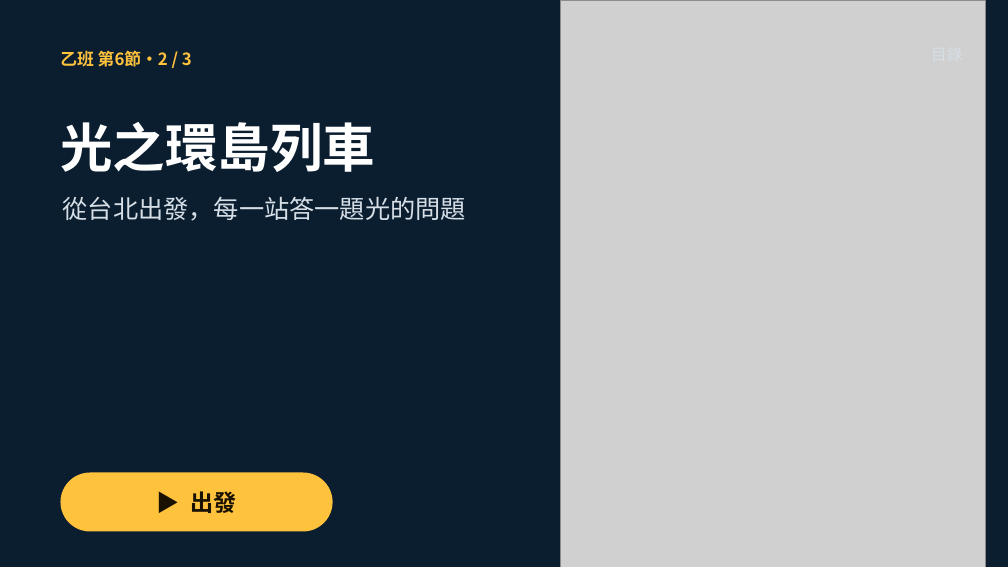
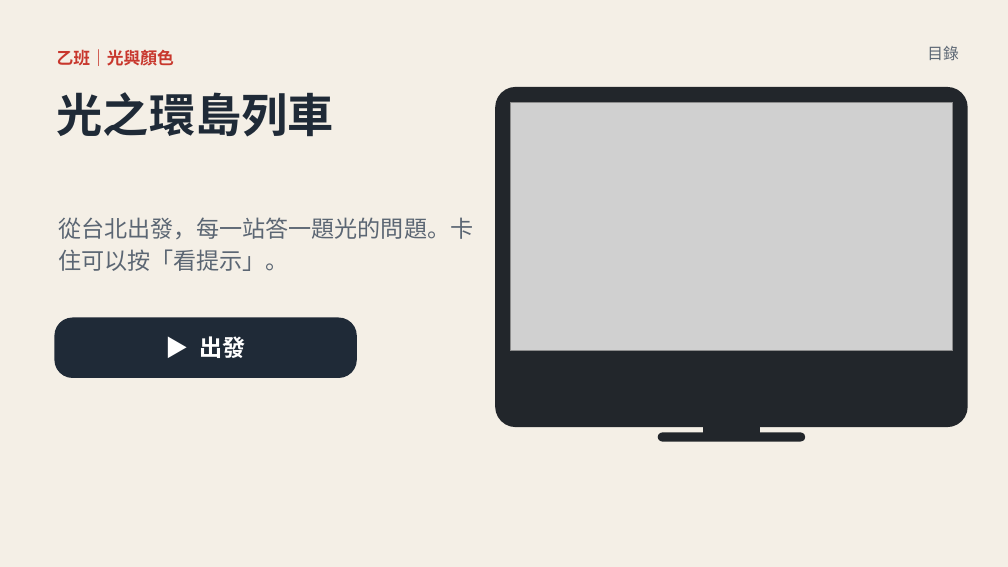
Before and after one commit to classtools1020/sports-results, a slide deck: slide 11 of f8f9fc3bd1/slides.pptx (slide 9 before the commit). Drawn at 1008x567 pixels with LibreOffice and Linux fonts; fonts in the diff are those of the drawing; grey boxes stand for pictures. Boxes give left, top, right and bottom in pixels: in the first picture for what was removed or moved away, otherwise in the second. Text is boxed around its words. In the diff, an @@ line names an element or a change of style, - is before the commit and + after.

```diff
--- a/f8f9fc3bd1/slides.pptx
+++ b/f8f9fc3bd1/slides.pptx
@@ rectangle at (x1=0, y1=0, x2=1008, y2=567): fill #0B1E30 to #F4EFE6 @@
@@ picture removed at (x1=560, y1=0, x2=985, y2=567) @@
@@ text at (x1=57, y1=49, x2=174, y2=66): text changed; text colour #FFC23D to #C8372D @@
-乙班 第6節・2 / 3
+乙班｜光與顏色
@@ text added at (x1=927, y1=46, x2=958, y2=60), 15 pt, text #5B6673 @@
+目錄
@@ text "光之環島列車" moved from (x1=60, y1=122, x2=375, y2=172) to (x1=57, y1=92, x2=334, y2=137) @@
@@ text "光之環島列車" at (x1=57, y1=92, x2=334, y2=137): size 50 to 44 pt, text colour #FFFFFF to #1F2A37; line spacing 1.15 to 1.12 @@
@@ rounded rectangle added at (x1=495, y1=87, x2=968, y2=427), fill #22262B @@
@@ picture added at (x1=510, y1=102, x2=953, y2=351) @@
@@ text at (x1=58, y1=217, x2=473, y2=271): text changed; size 24 to 22 pt; text colour #D6DEE6 to #5B6673 @@
-從台北出發，每一站答一題光的問題
+從台北出發，每一站答一題光的問題。卡住可以按「看提示」。
@@ rounded rectangle "▶ 出發" resized from (x1=60, y1=473, x2=333, y2=532) to (x1=54, y1=318, x2=357, y2=378) @@
@@ rounded rectangle "▶ 出發" at (x1=54, y1=318, x2=357, y2=378): text colour #1A1200 to #FFFFFF; fill #FFC23D to #1F2A37; proportions changed @@
@@ rounded rectangle added at (x1=658, y1=433, x2=805, y2=442), fill #22262B @@
@@ rectangle added at (x1=703, y1=427, x2=760, y2=435), fill #22262B @@
```
Also in this commit, not shown: 11 other slides changed, 16 slides added, 6 slides removed, 3 other files.
